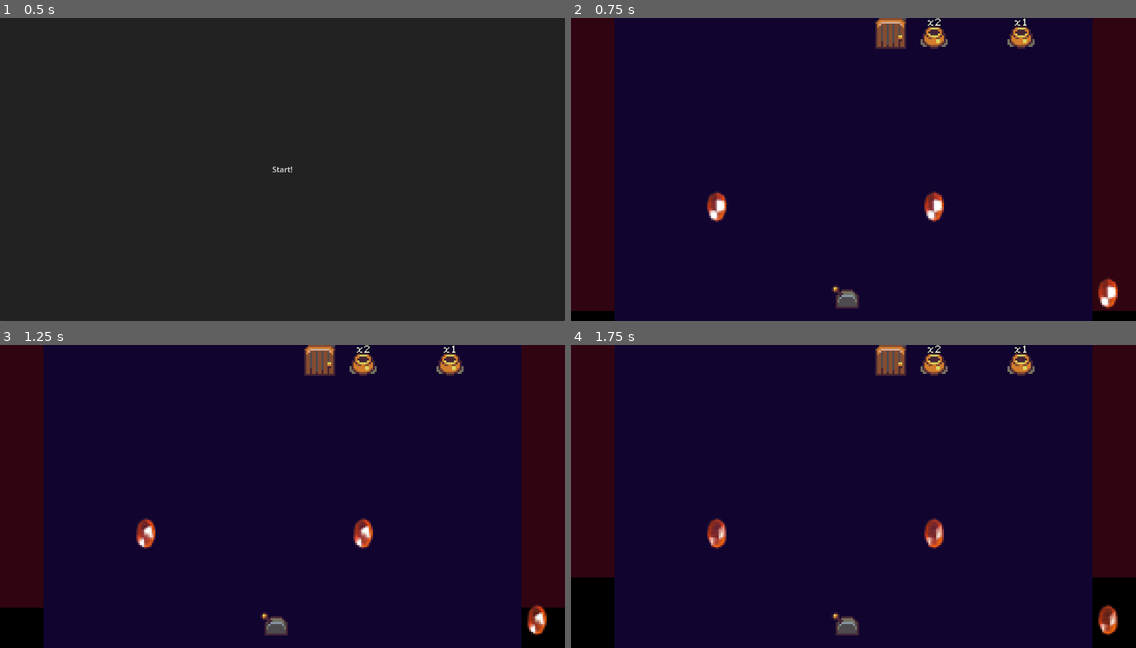
Above: before the commit, frames 1-4 (two rows, left to right).
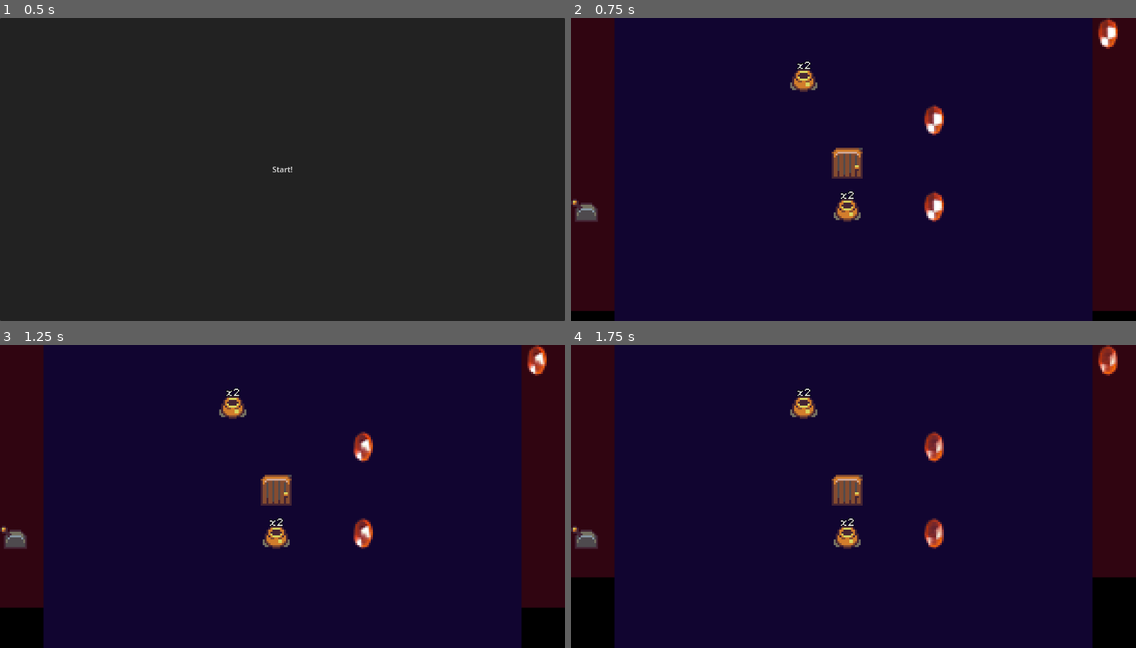
Above: after the commit, the same moments.

Repository: tedsteen/godot-cursors
Game: Godot game, scene res://main.tscn
Same seed, same stepped clock (60 frames per second), same inputs: the game is played once before the commit and once after it. Sound files missing from this copy of the repository are replaced by a short silence.
Inputs (mouse positions are in pixels of both pictures, inside the frame that each line leads up to):
- Up to frame 1 (0.5 s): no input
- Up to frame 2 (0.75 s): click "Start!" at 0.5 s
- Up to frame 3 (1.25 s): no input
- Up to frame 4 (1.75 s): move the mouse to (977, 481) at 1.27 s; click (977, 481) at 1.42 s

Frame 1 is identical in both runs. In frame 2, 4.0% of the frame differs, in the area x 0-97%, y 0-96%; in frame 3, 4.0%; in frame 4, 4.0%.

Commit message:
prepare for multiple levels

Diff:
--- a/cursor.gd
+++ b/cursor.gd
@@ -8,11 +8,15 @@
 var history = {}
 var left_pressed = false
 var left_clicked = false
+var level: Level
+var _goto_next_level: Callable
 
-static func create(position: Vector2, visible: bool) -> Cursor:
+static func create(p_level: Level, p_position: Vector2, p_goto_next_level: Callable) -> Cursor:
 	var cursor: Cursor = cursor_res.instantiate()
-	cursor.position = position
-	cursor.visible = visible
+	cursor.level = p_level
+	cursor.position = p_position
+	cursor._goto_next_level = p_goto_next_level
+	cursor.level.add_child(cursor)
 	return cursor
 
 func record_frame(frame: int, mouse_event: InputEventMouse):
@@ -31,3 +35,6 @@
 		self.scale = Vector2(texture_scale, texture_scale)
 		return
 	left_clicked = false
+
+func goto_next_level():
+	_goto_next_level.call(self)
--- a/dungeon.gd
+++ b/dungeon.gd
@@ -12,32 +12,46 @@
 
 var time
 var frame
+var rng: RandomNumberGenerator
 var current_recording: Cursor
 var cursors: Array[Cursor]
 
 var point_params: = PhysicsPointQueryParameters2D.new()
 
-var curr_level: Level : set = set_curr_level
+var levels: Array[Level] = []
 
 func _ready():
+	rng = RandomNumberGenerator.new()
+	rng.seed = rng_seed
 	point_params.collide_with_areas = true
 	#point_params.collision_mask = 2
 	cursors = []
-	curr_level = Level.create(rng_seed, int(background_rect.size.x / Level.CELL_SIZE), int(background_rect.size.y / Level.CELL_SIZE))
+	var level1 = Level.create(0, int(background_rect.size.x / Level.CELL_SIZE), int(background_rect.size.y / Level.CELL_SIZE))
+	levels.append(level1)
+	add_child(level1)
 	reset_time()
 
-func set_curr_level(p_level: Level):
-	if curr_level: curr_level.hide()
-	curr_level = p_level
-	add_child(p_level)
+#func set_curr_level(p_level: Level):
+#	if curr_level: curr_level.hide()
+#	curr_level = p_level
+#	add_child(p_level)
+
+func get_next_level(p_level: Level) -> Level:
+	var curr_index = levels.find(p_level)
+	if levels.size() <= curr_index +1:
+		print_debug("Need a new level")
+	return p_level
+
+func goto_next_level(cursor: Cursor):
+	print_debug("TODO: Goto next level!! ", cursor)
 
 func reset_time():
 	time = 0
 	frame = 0
 	if current_recording: current_recording.show()
-	current_recording = Cursor.create(get_global_mouse_position(), false)
-	cursors.push_front(current_recording)
-	curr_level.add_child(current_recording)
+	current_recording = Cursor.create(levels[0], get_global_mouse_position(), goto_next_level)
+	current_recording.hide()
+	cursors.append(current_recording)
 
 	#if new_map:
 	#	for entity in get_tree().get_nodes_in_group("entities"):
@@ -58,8 +72,8 @@
 
 	var cursors_per_entity = {}
 	for entity in get_tree().get_nodes_in_group("entities"):
-		var cursors: Array[Cursor] = []
-		cursors_per_entity[entity] = cursors
+		var cs: Array[Cursor] = []
+		cursors_per_entity[entity] = cs
 
 	for cursor in cursors:
 		cursor.play_frame(frame)
--- a/entities/stairs_up.gd
+++ b/entities/stairs_up.gd
@@ -4,11 +4,9 @@
 const stairs_up_res = preload("res://entities/stairs_up.tscn")
 
 @onready var next_level_audio = %NextLevelAudio
-@export var next_level_rng_seed = randi()
 
-static func create(next_level_rng_seed: int) -> StairsUp:
+static func create() -> StairsUp:
 	var stairs_up: StairsUp = stairs_up_res.instantiate()
-	stairs_up.next_level_rng_seed = next_level_rng_seed
 	stairs_up.add_to_group("up_stairs")
 	return stairs_up
 
@@ -17,5 +15,5 @@
 	if clicked_cursors.size() > 0:
 		next_level_audio.play()
 	for cursor in clicked_cursors:
-		pass
+		cursor.goto_next_level()
 		#print_debug("TODO: Take cursor to next level ", cursor)
--- a/level.gd
+++ b/level.gd
@@ -11,11 +11,11 @@
 @export var rng_seed = 1
 
 const CELL_SIZE = 90
-static func create(rng_seed: int, width: int, height: int) -> Level:
+static func create(p_rng_seed: int, p_width: int, p_height: int) -> Level:
 	var level: Level = level_res.instantiate()
-	level.rng_seed = rng_seed
-	level.width = width
-	level.height = height
+	level.rng_seed = p_rng_seed
+	level.width = p_width
+	level.height = p_height
 	return level
 
 func _ready():
@@ -36,7 +36,7 @@
 		available_entities.append(gem)
 		#available_entities.append(Door.create(lever, gem))
 
-	var stairs_up: StairsUp = StairsUp.create(rng.randi())
+	var stairs_up: StairsUp = StairsUp.create()
 
 	#available_entities.append(stairs_up)
 	available_entities.append(Door.create(lever, stairs_up))
